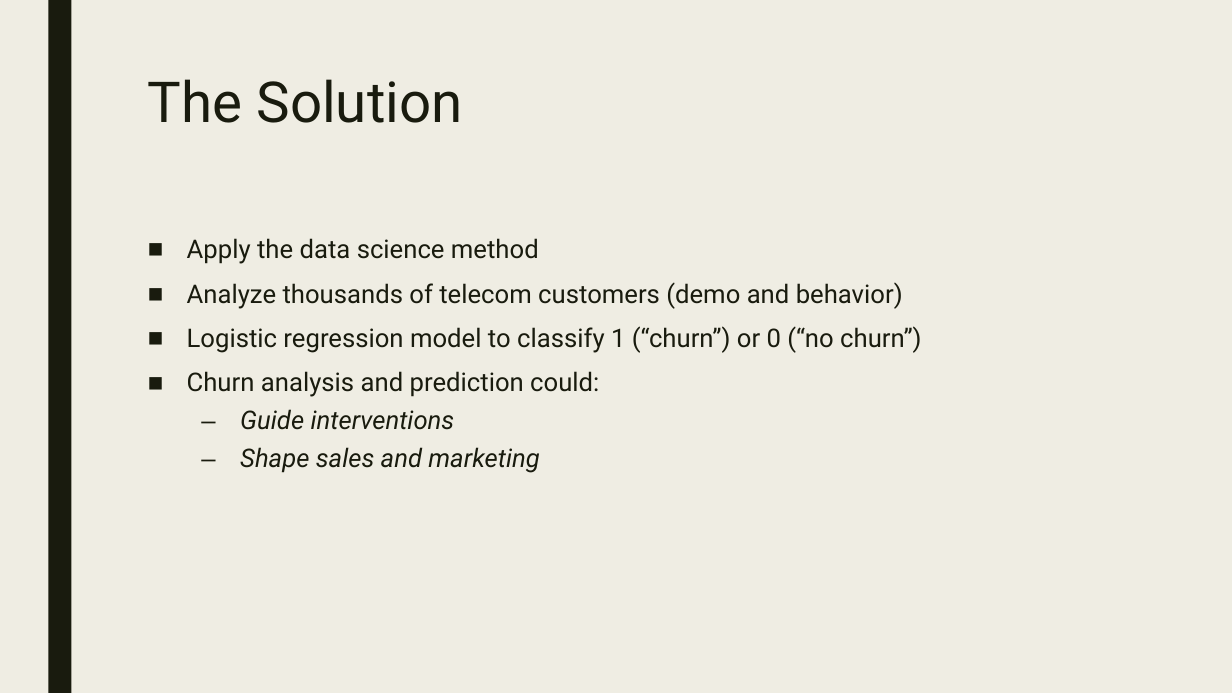
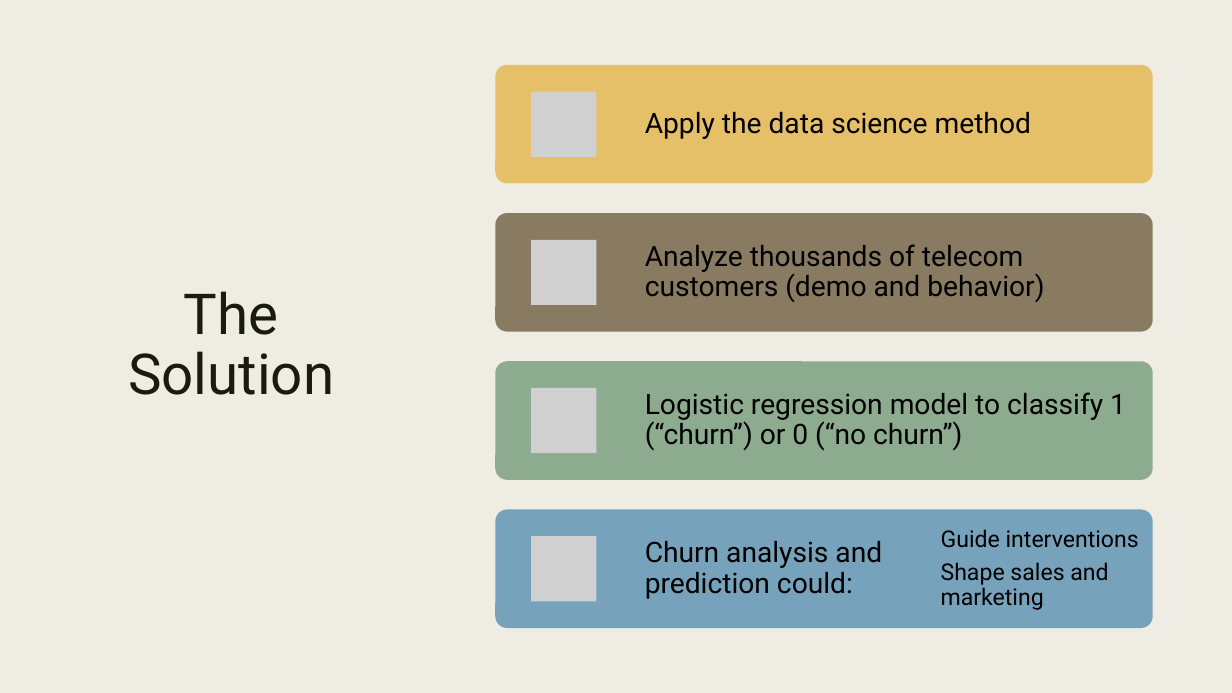
Before and after one commit to levancie/customer-churn, a slide deck: slide 4 of Presentation.pptx. Drawn at 1232x693 pixels with LibreOffice and Linux fonts; fonts in the diff are those of the drawing; grey boxes stand for pictures. Boxes give left, top, right and bottom in pixels: in the first picture for what was removed or moved away, otherwise in the second. Text is boxed around its words. In the diff, an @@ line names an element or a change of style, - is before the commit and + after.

```diff
--- a/Presentation.pptx
+++ b/Presentation.pptx
@@ rectangle added at bbox=[0, 0, 1232, 693], fill #EFEDE3 @@
@@ title "The Solution": place and size @@
-title "The Solution" at bbox=[148, 79, 462, 123]
+title "The Solution" at bbox=[128, 291, 334, 395]
@@ title "The Solution" at bbox=[128, 291, 334, 395]: alignment left to centre; vertical alignment top to middle @@
@@ text removed at bbox=[187, 238, 921, 473] @@
-■ Apply the data science method
-■ Analyze thousands of telecom customers (demo and behavior)
-■ Logistic regression model to classify 1 (“churn”) or 0 (“no churn”)
-■ Churn analysis and prediction could:
-  – Guide interventions
-  – Shape sales and marketing
@@ group added at bbox=[495, 65, 1153, 628]: 5 texts, 4 rounded rectangles, 4 pictures @@
+Apply the data science method
+Analyze thousands of telecom customers (demo and behavior)
+Logistic regression model to classify 1 (“churn”) or 0 (“no churn”)
+Churn analysis and prediction could:
+Guide interventions
+Shape sales and marketing
```
Also in this commit, not shown: 3 other slides changed.
